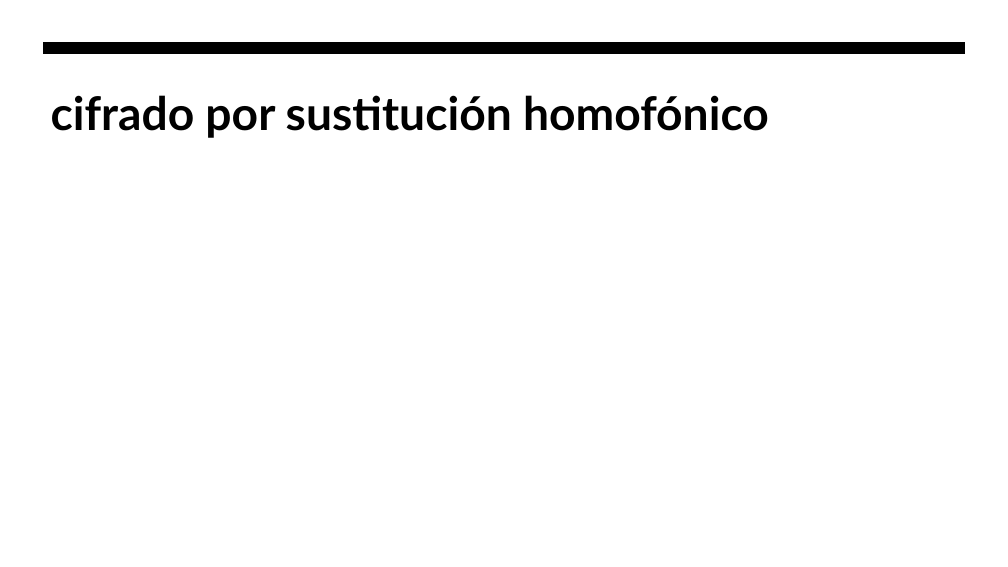
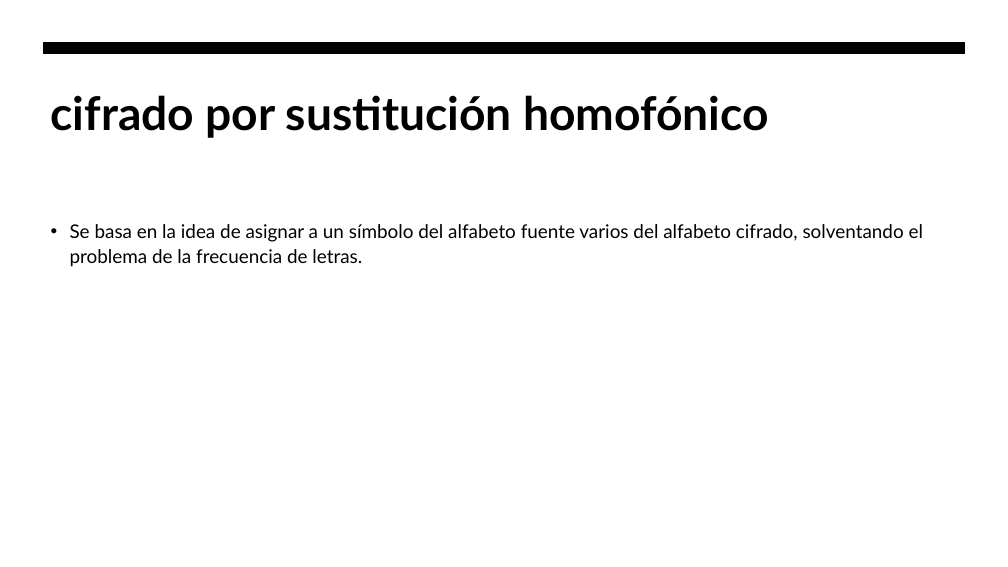
Before and after one commit to hombrefrustrado/criptografia-presentaci-n, a slide deck: slide 15 of criptografía teorica.pptx. Drawn at 1008x567 pixels with LibreOffice and Linux fonts; fonts in the diff are those of the drawing. Boxes give left, top, right and bottom in pixels: in the first picture for what was removed or moved away, otherwise in the second. Text is boxed around its words. In the diff, an @@ line names an element or a change of style, - is before the commit and + after.

Commit message:
pequeña modificacion

```diff
--- a/criptografía teorica.pptx
+++ b/criptografía teorica.pptx
@@ text added at (70, 224, 923, 267), 18 pt, text #000000 @@
+• Se basa en la idea de asignar a un símbolo del alfabeto fuente varios del alfabeto cifrado, solventando el problema de la frecuencia de letras.
```
